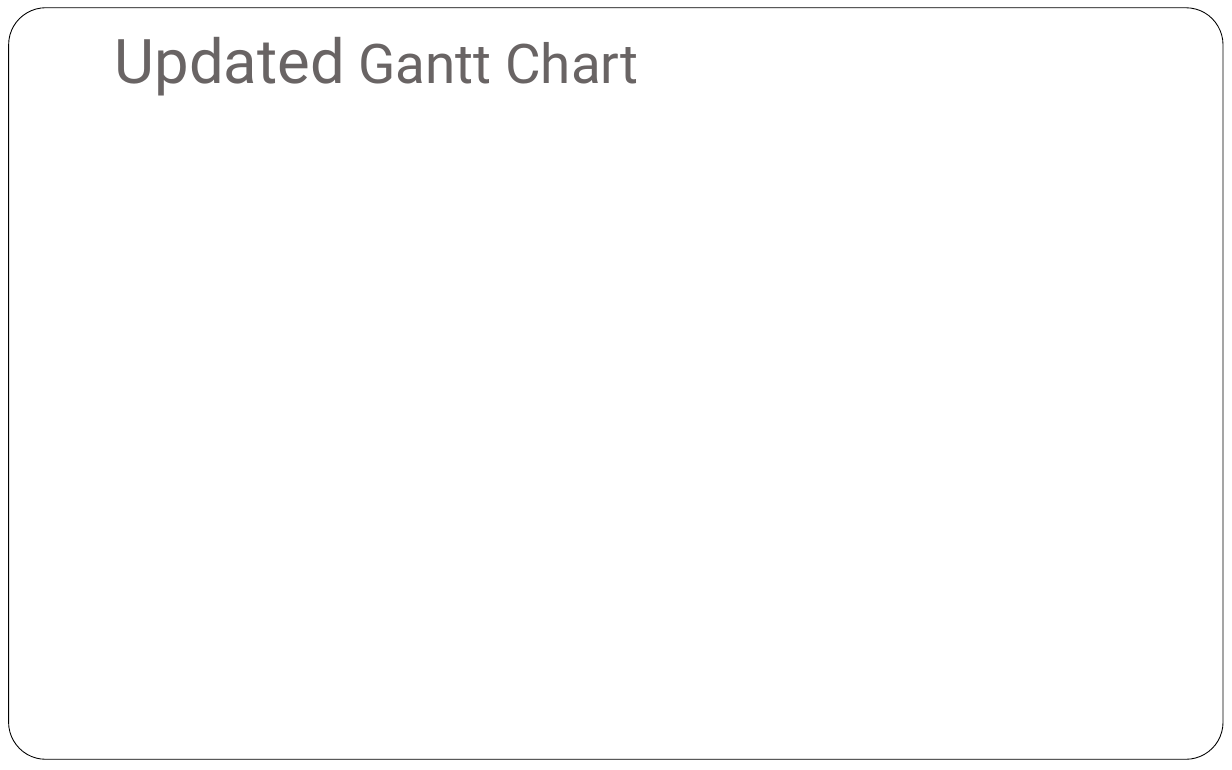
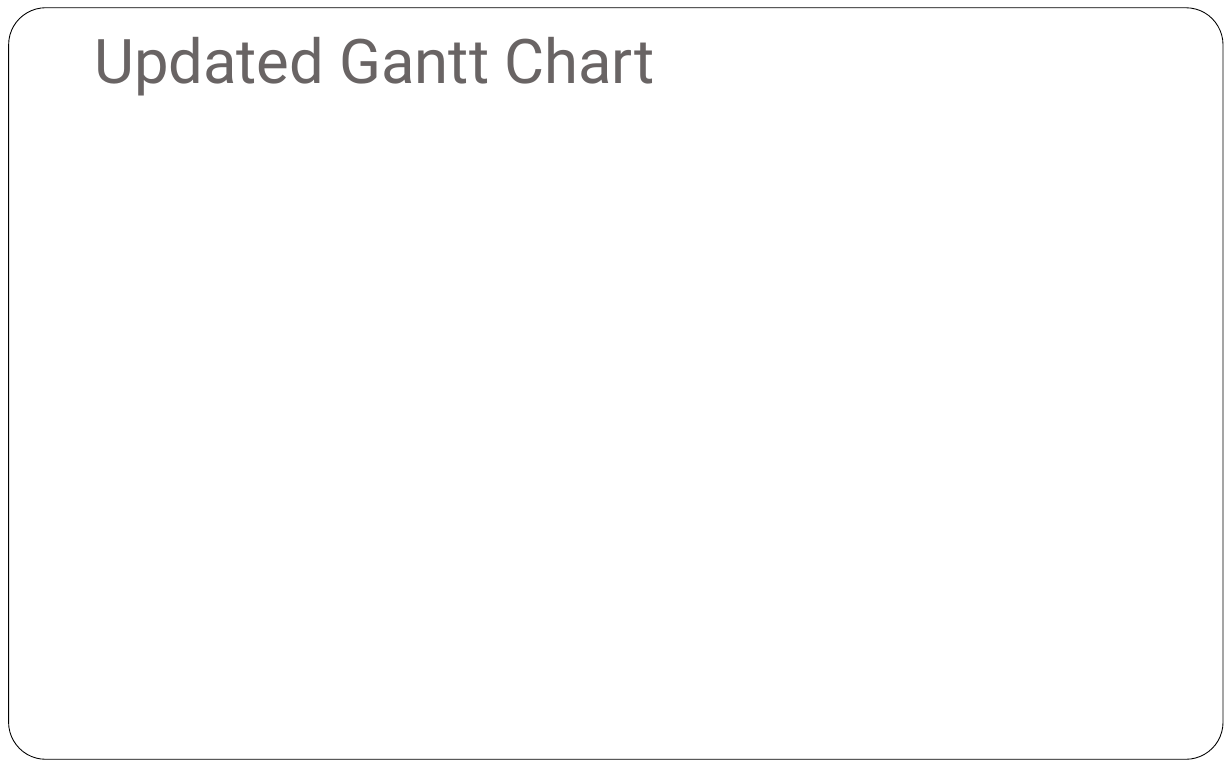
Before and after one commit to AnjaGuillory/FHIRED_Up, a slide deck: slide 4 of Team Deliverable 4/Final Project - FHIRed Up.pptx (slide 3 before the commit). Drawn at 1232x770 pixels with LibreOffice and Linux fonts; fonts in the diff are those of the drawing. Boxes give left, top, right and bottom in pixels: in the first picture for what was removed or moved away, otherwise in the second. Text is boxed around its words. In the diff, an @@ line names an element or a change of style, - is before the commit and + after.

```diff
--- a/Team Deliverable 4/Final Project - FHIRed Up.pptx
+++ b/Team Deliverable 4/Final Project - FHIRed Up.pptx
@@ text "Updated Gantt Chart" moved from (x1=115, y1=37, x2=638, y2=96) to (x1=94, y1=37, x2=655, y2=96) @@
@@ text "Updated Gantt Chart" at (x1=94, y1=37, x2=655, y2=96): size 32 to 36 pt in "Gantt Chart" @@
```
Also in this commit, not shown: 3 other slides changed, 2 slides added, 1 slide removed, 1 other file.
